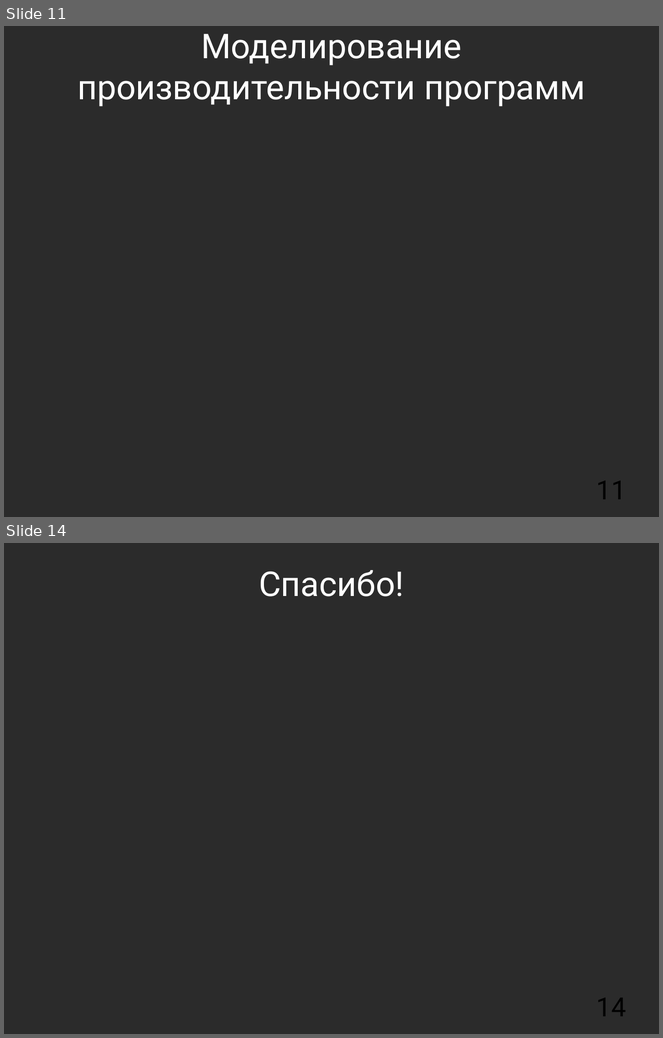
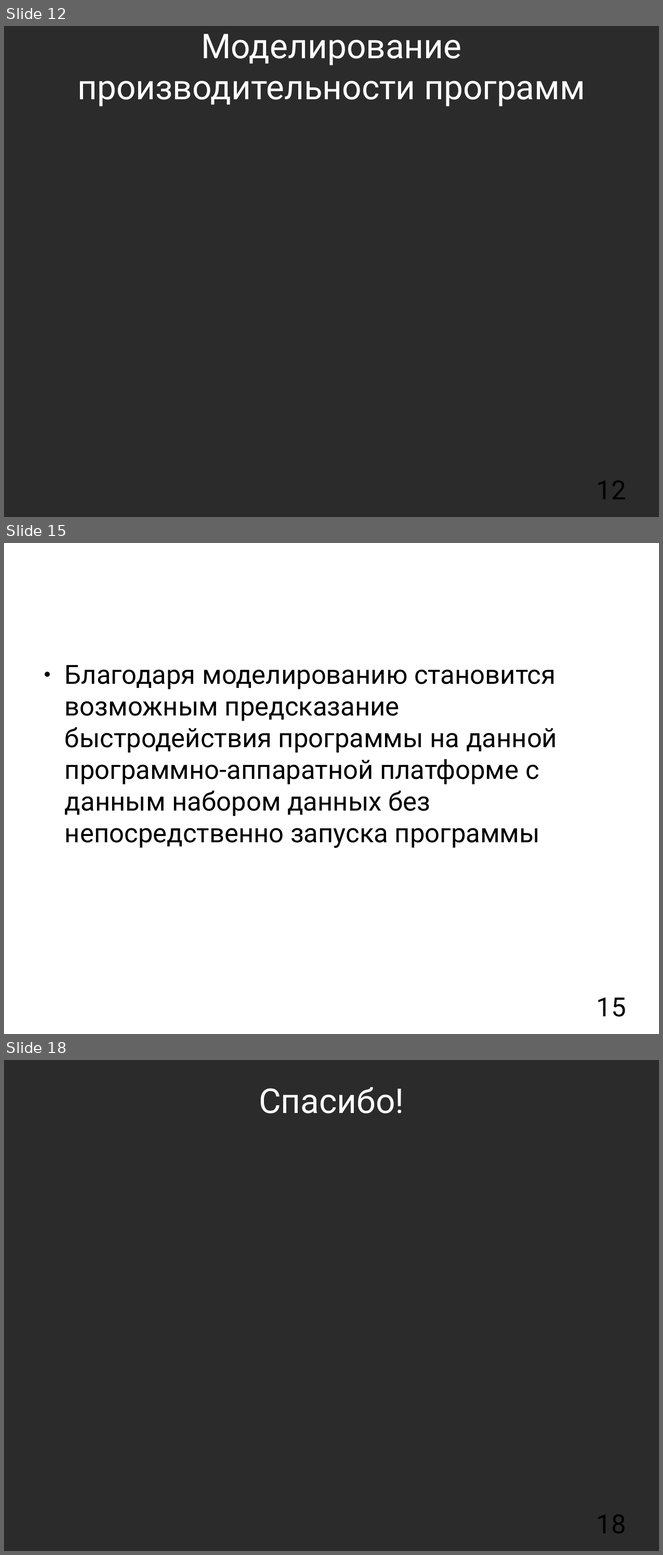
Before and after one commit to mkpankov/adaptor, a slide deck: diploma/defense/keynote.odp. Shown one above the other, each under a label of ours: slides 11 and 14 before the commit, slides 12, 15 and 18 after it; the slides between them are not shown. The pictures are 663x1038 and 663x1555 pixels, drawn with LibreOffice and Linux fonts; fonts in the diff are those of the drawing; background and template pictures are left out; a plain dark background stands for a picture behind light text. Boxes give left, top, right and bottom in pixels: in the first picture for what was removed or moved away, otherwise in the second. Text is boxed around its words. In the diff, an @@ line names an element or a change of style, - is before the commit and + after.

```diff
--- a/diploma/defense/keynote.odp
+++ b/diploma/defense/keynote.odp
@@ slide 15 added at box(4, 543, 659, 1034), background picture (left out) @@
@@ title added at box(37, 543, 626, 624), 41.4 pt, text #FFFFFF @@
+Применение (1)
@@ text added at box(65, 665, 557, 848), 32 pt, text #000000 @@
+● Благодаря моделированию становится возможным предсказание быстродействия программы на данной программно-аппаратной платформе с данным набором данных без непосредственно запуска программы
@@ page number added at box(597, 997, 626, 1017), 32 pt, text #000000 @@
+15
@@ what was slide 11 is now slide 12 @@
@@ page number at box(597, 481, 626, 500): text changed @@
-11
+12
@@ what was slide 14 is now slide 18 @@
@@ page number at box(597, 1515, 626, 1534): text changed @@
-14
+18
```
Also in this commit, not shown: 5 slides changed, 8 other slides added, 2 slides removed.
